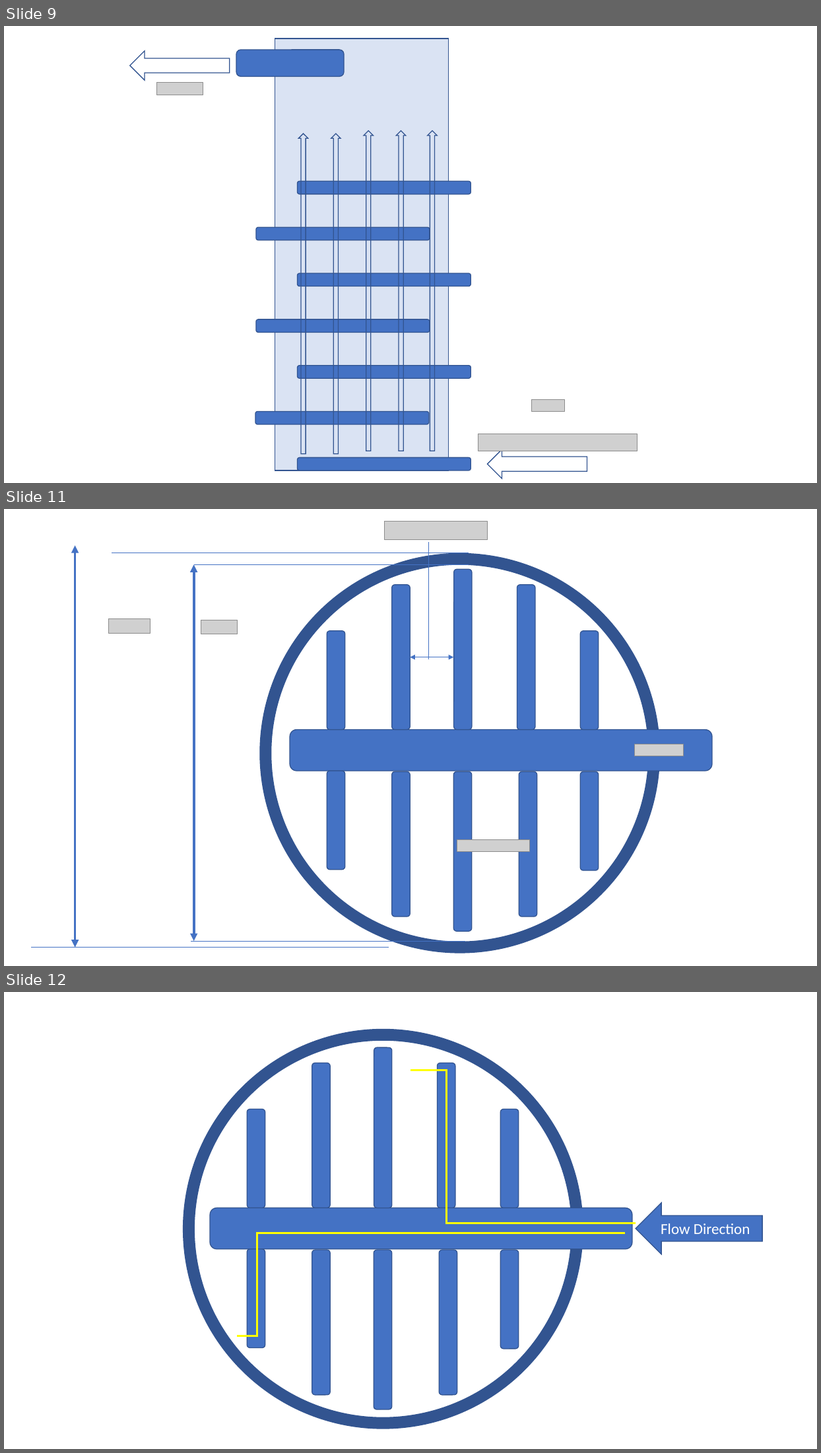
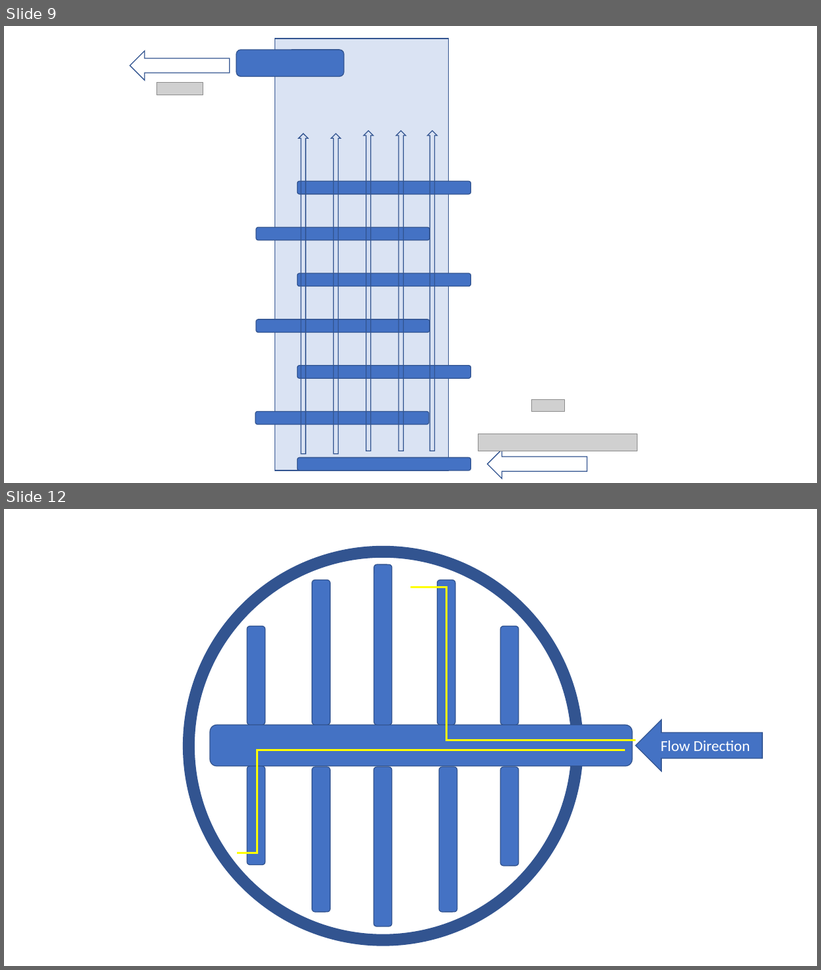
Before and after one commit to AguaClara/Textbook, a slide deck: ClareDiagrams.pptx. Shown one above the other, each under a label of ours: slides 9, 11 and 12 before the commit, slides 9 and 12 after it; the slides between them are not shown. The pictures are 821x1453 and 821x970 pixels, drawn with LibreOffice and Linux fonts; fonts in the diff are those of the drawing; grey boxes stand for pictures. Boxes give left, top, right and bottom in pixels: in the first picture for what was removed or moved away, otherwise in the second. Text is boxed around its words. In the diff, an @@ line names an element or a change of style, - is before the commit and + after.

```diff
--- a/ClareDiagrams.pptx
+++ b/ClareDiagrams.pptx
@@ slide 11 removed at [4, 509, 817, 966], background #FFFFFF @@
@@ double arrow removed from (75, 545) to (75, 948) @@
@@ group removed at [109, 521, 713, 948]: 11 rounded rectangles, 5 pictures, 4 lines, 2 double arrows, 1 ellipse @@
@@ line removed from (389, 948) to (32, 948) @@
```
Also in this commit, not shown: 2 slides changed, 1 slide added, 3 other files.
